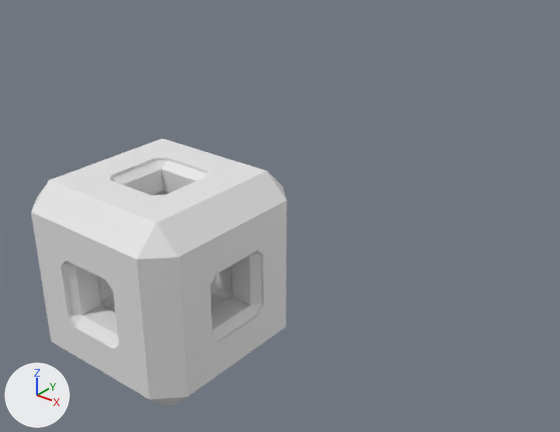
Two versions of the Blender file blender/utils/build_cubes.blend, one commit apart.
Camera for both pictures: a 50 mm camera at (53.3, -57.7, 44.7) aimed at (-9.5, 20.8, -4.0). Arrows for +X, +Y and +Z are at lower left; the lights stay in place.

The older version as bpy lines, for what is in view:
```python
ob_center_cutout = bpy.data.objects.new('center_cutout', me_cube_003)
ob_center_cutout.parent = ob_cube
ob_center_cutout.location = (0.0, -10.0, 5.0)
ob_clip_holder_negative_applied_trimmed_002 = bpy.data.objects.new('clip_holder_negative_applied_trimmed.002', me_cube_002)
ob_clip_holder_negative_applied_trimmed_002.parent = ob_cube
ob_clip_holder_negative_applied_trimmed_002.location = (0.0, -15.0, 5.0)
ob_clip_holder_negative_applied_trimmed_002.rotation_euler = (-1.571, 1.571, 0.0)  # degrees (-90, 90, 0)
ob_cube = bpy.data.objects.new('Cube', me_cube_019)
ob_cube.location = (0.0, -10.0, 5.0)
```
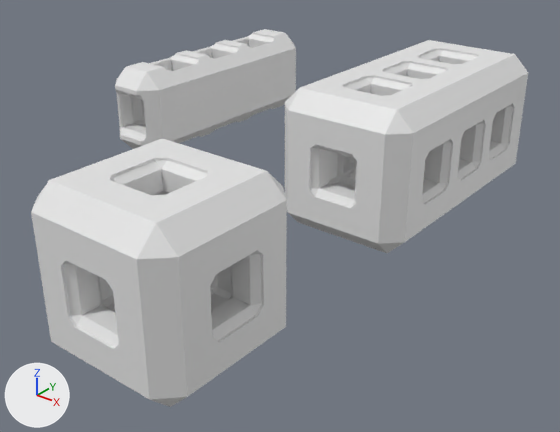
Not drawn themselves, but carrying or shaping drawn objects: ob_clip_holder_negative_applied_trimmed_003, ob_clip_holder_negative_applied_trimmed_004, ob_clip_holder_negative_applied_trimmed_005, ob_clip_holder_negative_applied_trimmed_006, ob_clip_holder_negative_applied_trimmed_008.

Edits to the bpy script that builds the scene:
```text
Change ob_center_cutout:
    remove ob_center_cutout.hide_set(True)
Add ob_clip_holder_negative_applied_trimmed_008:
    ob_clip_holder_negative_applied_trimmed_008 = bpy.data.objects.new('clip_holder_negative_applied_trimmed.008', me_cube_013)  # 48 vertices, 52 faces; spans x -3.8..3.8, y -3.8..3.8, z -10.0..3.0; modifiers MIRROR
    ob_clip_holder_negative_applied_trimmed_008.parent = ob_cube_2x1_s
    ob_clip_holder_negative_applied_trimmed_008.location = (0.0, 25.0, 5.0)
    ob_clip_holder_negative_applied_trimmed_008.rotation_euler = (-1.571, 1.571, 0.0)  # degrees (-90, 90, 0)
Add ob_cube_2x1_s:
    ob_cube_2x1_s = bpy.data.objects.new('cube_2x1_s', me_cube_010)  # 24 vertices, 26 faces; spans x -5.0..5.0, y -20.0..20.0, z -7.0..7.0; modifiers BOOLEAN, BOOLEAN
    ob_cube_2x1_s.location = (-40.0, 40.0, 5.0)
Add ob_clip_holder_negative_applied_trimmed_006:
    ob_clip_holder_negative_applied_trimmed_006 = bpy.data.objects.new('clip_holder_negative_applied_trimmed.006', me_cube_002.copy())  # the mesh of ob_clip_holder_negative_applied_trimmed_002; modifiers MIRROR, ARRAY
    ob_clip_holder_negative_applied_trimmed_006.parent = ob_cube_2x1_s
    ob_clip_holder_negative_applied_trimmed_006.location = (0.0, 30.0, 3.0)
Add ob_clip_holder_negative_applied_trimmed_005:
    ob_clip_holder_negative_applied_trimmed_005 = bpy.data.objects.new('clip_holder_negative_applied_trimmed.005', me_cube_002.copy())  # the mesh of ob_clip_holder_negative_applied_trimmed_002; modifiers MIRROR
    ob_clip_holder_negative_applied_trimmed_005.parent = ob_cube_2x1
    ob_clip_holder_negative_applied_trimmed_005.location = (0.0, 25.0, 5.0)
    ob_clip_holder_negative_applied_trimmed_005.rotation_euler = (-1.571, 1.571, 0.0)  # degrees (-90, 90, 0)
Add ob_cube_2x1:
    ob_cube_2x1 = bpy.data.objects.new('cube_2x1', me_cube_005)  # 32 vertices, 32 faces; spans x -10.0..10.0, y -20.0..20.0, z -10.0..10.0; modifiers BOOLEAN, BOOLEAN, BOOLEAN
    ob_cube_2x1.location = (0.0, 40.0, 5.0)
Add ob_clip_holder_negative_applied_trimmed_004:
    ob_clip_holder_negative_applied_trimmed_004 = bpy.data.objects.new('clip_holder_negative_applied_trimmed.004', me_cube_002.copy())  # the mesh of ob_clip_holder_negative_applied_trimmed_002; modifiers MIRROR, ARRAY
    ob_clip_holder_negative_applied_trimmed_004.parent = ob_cube_2x1
    ob_clip_holder_negative_applied_trimmed_004.location = (-5.0, 30.0, 5.0)
    ob_clip_holder_negative_applied_trimmed_004.rotation_euler = (0.0, 1.571, 0.0)  # degrees (0, 90, 0)
Add ob_clip_holder_negative_applied_trimmed_003:
    ob_clip_holder_negative_applied_trimmed_003 = bpy.data.objects.new('clip_holder_negative_applied_trimmed.003', me_cube_002.copy())  # the mesh of ob_clip_holder_negative_applied_trimmed_002; modifiers MIRROR, ARRAY
    ob_clip_holder_negative_applied_trimmed_003.parent = ob_cube_2x1
    ob_clip_holder_negative_applied_trimmed_003.location = (0.0, 30.0, 0.0)
```

Boxes (x1, y1, x2, y2) around the edits, measured in the pictures (560 x 432 px):
'cube_2x1', added: after (285, 40, 528, 253)
'cube_2x1_s', shown, added: after (115, 29, 296, 149)
